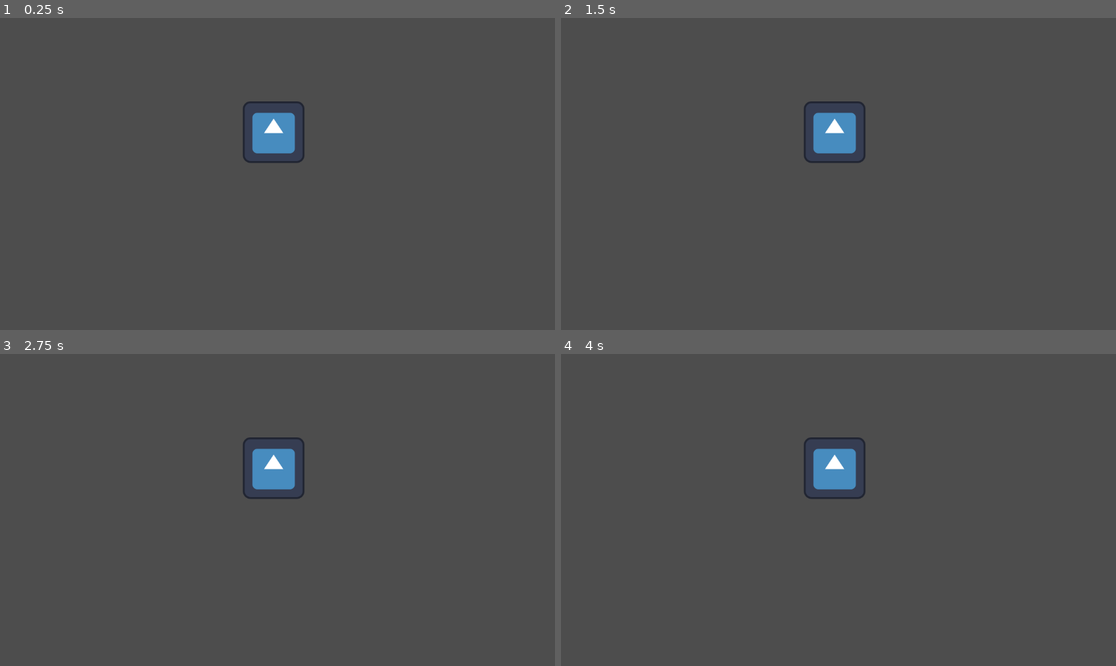
Above: before the commit, frames 1-4 (two rows, left to right).
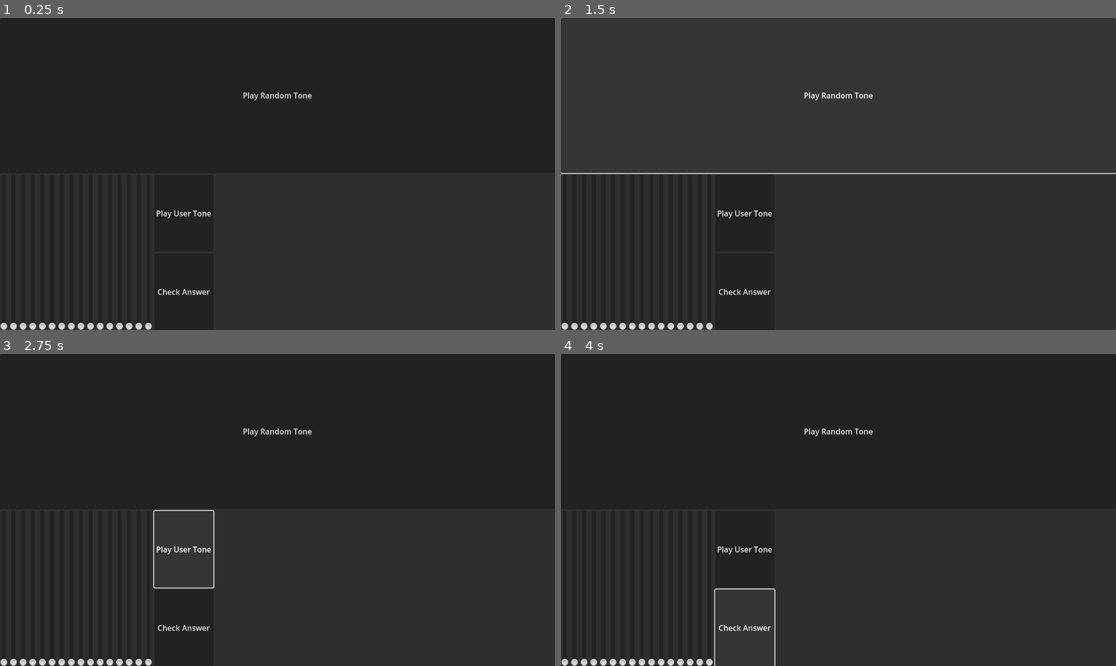
Above: after the commit, the same moments.

Repository: ViperZer0/minijam-179
Game: Godot game, scene res://scene/main/main.tscn
Two runs of this game, one before a commit and one after it. Both use one fixed random seed, a clock stepped at 60 frames per second and the inputs below. Before the commit the project starts from res://scene/hello_world/hello_world.tscn. The engine's default icon, where the game draws it, is replaced by a stand-in: a white triangle on a blue panel in a dark square.
Inputs (mouse positions are in pixels of both pictures, inside the frame that each line leads up to):
- Up to frame 1 (0.25 s): no input
- Up to frame 2 (1.5 s): click (838, 96) at 0.5 s, where only the run after the commit has a clickable "Play Random Tone"; click (838, 96) at 1.25 s, where only the run after the commit has a clickable "Play Random Tone"
- Up to frame 3 (2.75 s): click (183, 550) at 2 s, where only the run after the commit has a clickable "Play User Tone"
- Up to frame 4 (4 s): click (744, 550) at 2.75 s, where only the run after the commit has a clickable "Play User Tone"; click (744, 628) at 3.5 s, where only the run after the commit has a clickable "Check Answer"

The runs differ from the first frame. In frame 1, 100% of the frame differs, in the area x 0-100%, y 0-100%; in frame 2, 52%; in frame 3, 97%; in frame 4, 97%.
Error after the commit: Invalid access to property or key 'harmonics' on a base object of type 'Nil'. (res://src/harmonics.gd:33)

Commit message:
Set scene to run

Diff:
--- a/godot/project.godot
+++ b/godot/project.godot
@@ -11,7 +11,7 @@
 [application]
 
 config/name="Synthesis"
-run/main_scene="res://scene/hello_world/hello_world.tscn"
+run/main_scene="res://scene/main/main.tscn"
 config/features=PackedStringArray("4.3", "Forward Plus")
 config/icon="res://resource/image/icon.svg"
 
